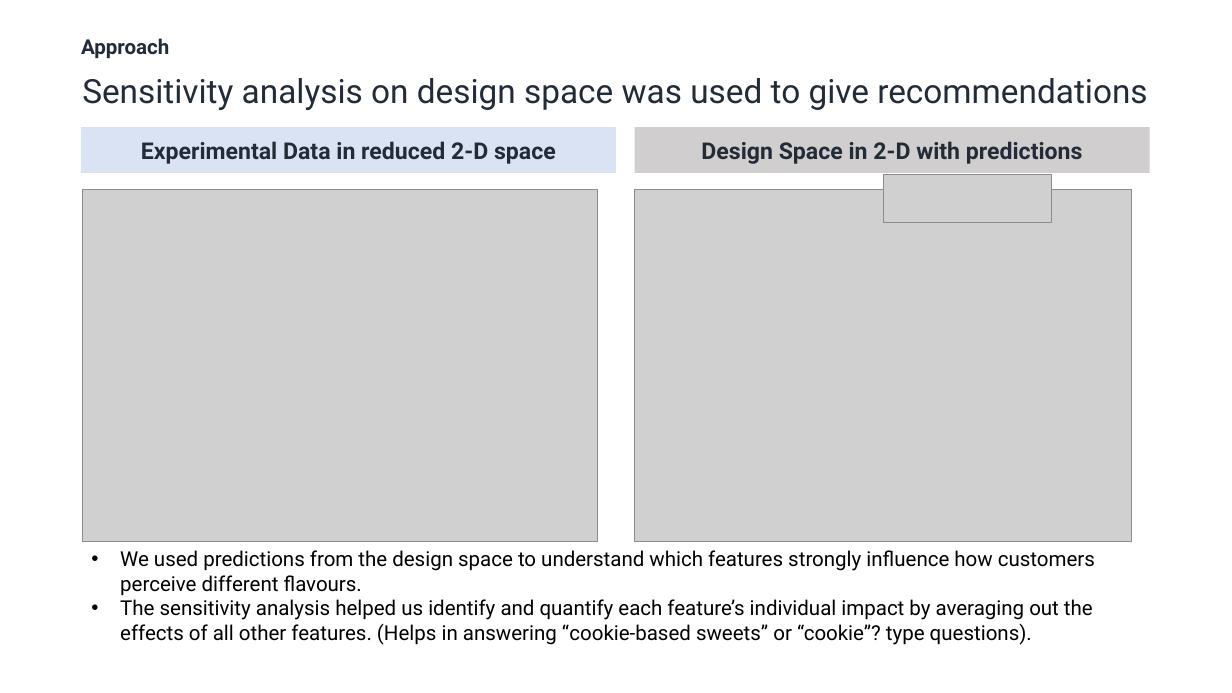
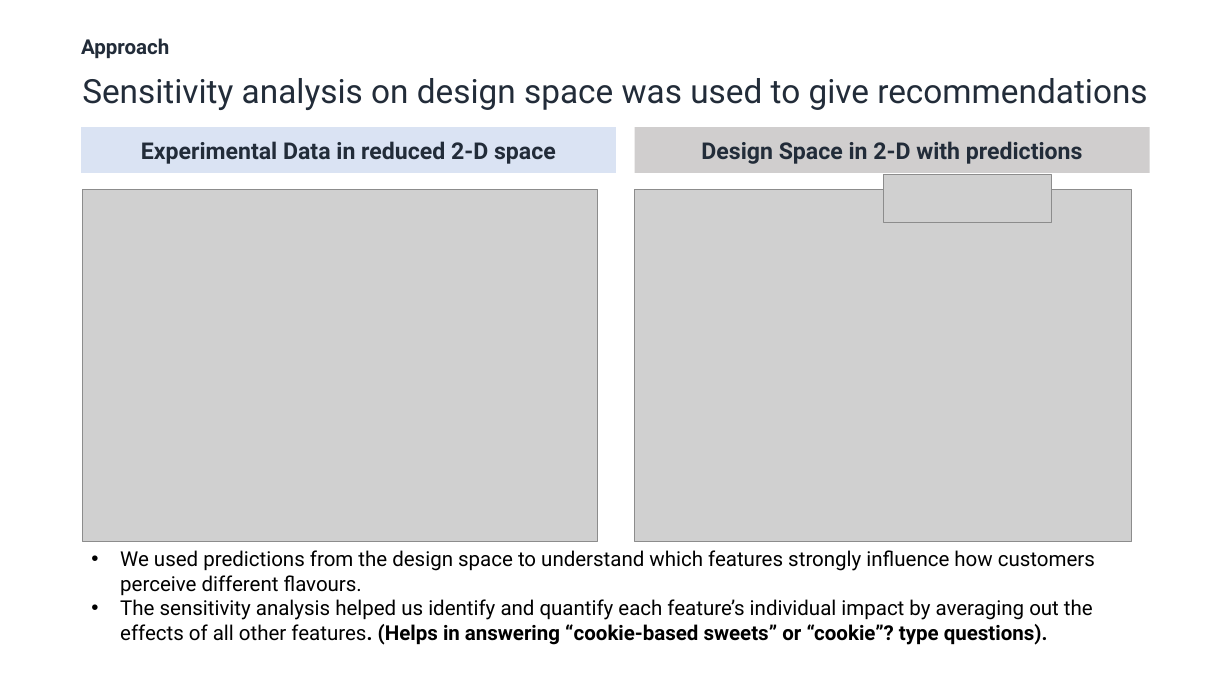
Before and after one commit to Sanchit2798/candy-case-study, a slide deck: slide 6 of outputs/Final Deliverables.pptx. Drawn at 1232x693 pixels with LibreOffice and Linux fonts; fonts in the diff are those of the drawing; grey boxes stand for pictures. Boxes give left, top, right and bottom in pixels: in the first picture for what was removed or moved away, otherwise in the second. Text is boxed around its words. In the diff, an @@ line names an element or a change of style, - is before the commit and + after.

```diff
--- a/outputs/Final Deliverables.pptx
+++ b/outputs/Final Deliverables.pptx
@@ text at bbox=[120, 599, 1093, 645]: bold on in "features. (Helps in answering “cookie-based sweets” or ..." @@
```
Also in this commit, not shown: 1 other slide changed.
